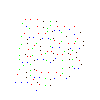
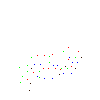
Revision of a layered 100 x 100 image; what changed, layer by layer:
removed group "simpler dungeon" (8 layers) over bbox(15, 19, 84, 91)
removed layer "small lights" from group "simpler dungeon" over bbox(15, 19, 84, 91)
added layer "Layer 5" above "Layer 4" over bbox(19, 47, 82, 91)
